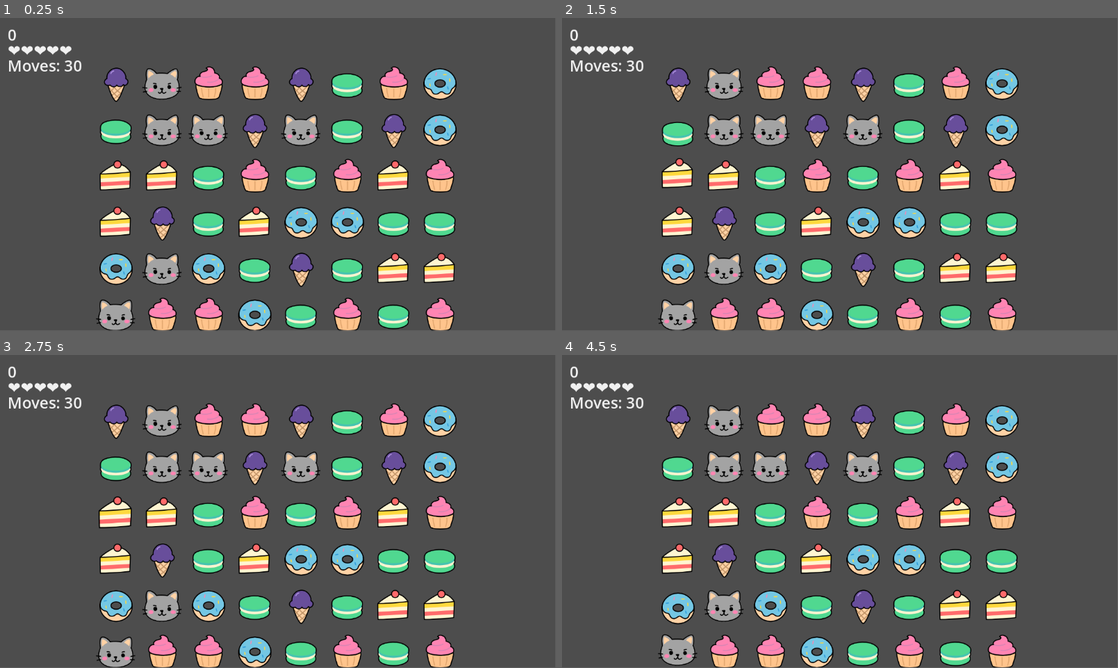
Above: before the commit, frames 1-4 (two rows, left to right).
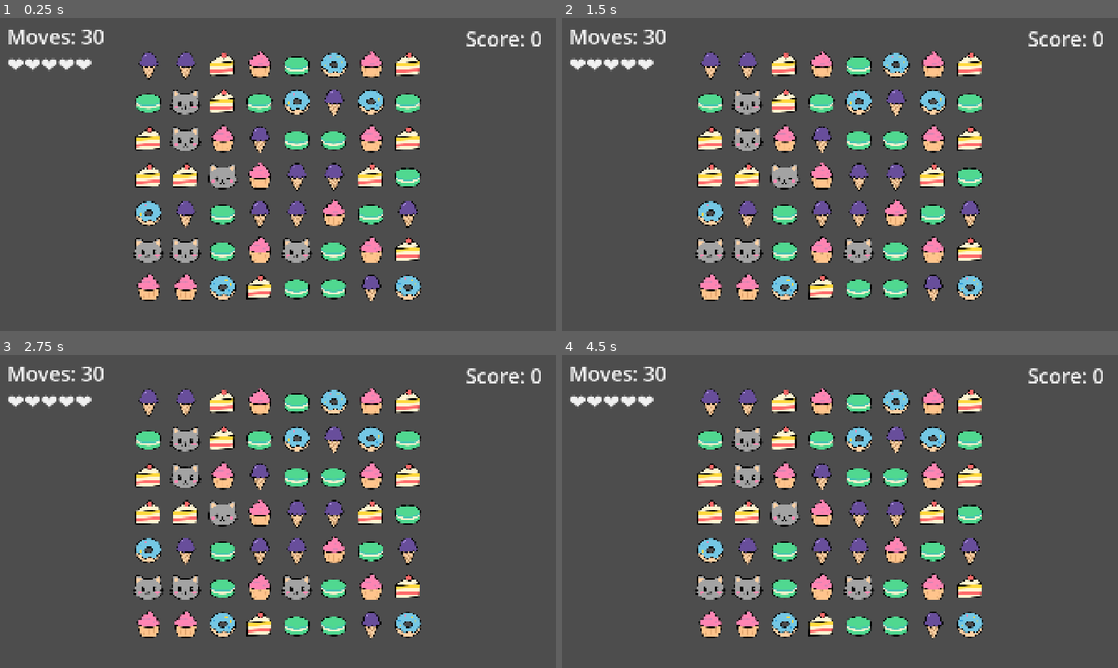
Above: after the commit, the same moments.

Repository: olgabiro/kwazy-catcakes
Game: Godot game, scene res://scenes/Main.tscn
The game is run twice, just before and just after one commit, with the same random seed, the same clock (stepped at 60 frames per second) and the same inputs. Sound files missing from this copy of the repository are replaced by a short silence.
Inputs (mouse positions are in pixels of both pictures, inside the frame that each line leads up to):
- Up to frame 1 (0.25 s): no input
- Up to frame 2 (1.5 s): tap Enter at 0.5 s; drag from (678, 83) to (678, 177) at 0.52 s; tap Space at 1.25 s; drag from (678, 130) to (678, 224) at 1.27 s
- Up to frame 3 (2.75 s): tap Enter at 2 s; move the mouse to (116, 514) at 2.02 s; click (116, 514) at 2.17 s
- Up to frame 4 (4.5 s): tap Space at 2.75, 4.25 s; drag from (678, 561) to (678, 467) at 2.77 s; tap Enter at 3.5 s; drag from (678, 605) to (678, 514) at 3.52 s; drag from (678, 652) to (678, 514) at 4.27 s
In our replay, the window is 799x449 before the commit and 800x450 after it. These sizes can differ from the game's own. Grey fills any space a smaller window leaves; there, only what the larger window draws over its background counts as a difference.

The runs differ from the first frame. In frame 1, 31% of the frame differs, in the area x 1-98%, y 3-100%; in frame 2, 31%; in frame 3, 32%; in frame 4, 31%.

Commit message:
cleanup + UI fixes

Diff:
--- a/project.godot
+++ b/project.godot
@@ -15,13 +15,15 @@
 config/features=PackedStringArray("4.5", "Mobile")
 config/icon="res://icon.svg"
 
+[display]
+
+window/size/viewport_width=1920
+window/size/viewport_height=1080
+window/stretch/mode="canvas_items"
+
 [editor]
 
 movie_writer/movie_file="/Users/olgabiro/development/kwazy-catcakes/target/playthrough.png"
-
-[gui]
-
-theme/default_theme_scale=2.0
 
 [rendering]
 
--- a/scenes/Main.tscn
+++ b/scenes/Main.tscn
@@ -8,10 +8,10 @@
 script = ExtResource("1")
 
 [node name="BG" type="ColorRect" parent="."]
+visible = false
 anchors_preset = 15
 anchor_right = 1.0
 anchor_bottom = 1.0
-color = Color(0.1, 0.08, 0.18, 1)
 
 [node name="CanvasLayer" type="CanvasLayer" parent="."]
 
@@ -26,26 +26,30 @@
 
 [node name="Score" type="Label" parent="CanvasLayer/HUD"]
 layout_mode = 0
-offset_left = 16.0
-offset_top = 12.0
-offset_right = 16.0
-offset_bottom = 12.0
-text = "0"
+offset_left = 1472.0
+offset_top = 24.0
+offset_right = 1872.0
+offset_bottom = 120.0
+theme_override_font_sizes/font_size = 70
+text = "Score: 0"
+horizontal_alignment = 2
 
 [node name="Hearts" type="Label" parent="CanvasLayer/HUD"]
 layout_mode = 0
-offset_left = 16.0
-offset_top = 44.0
-offset_right = 16.0
-offset_bottom = 44.0
+offset_left = 24.0
+offset_top = 112.0
+offset_right = 343.0
+offset_bottom = 208.0
+theme_override_font_sizes/font_size = 70
 text = "❤❤❤❤❤"
 
 [node name="Moves" type="Label" parent="CanvasLayer/HUD"]
 layout_mode = 0
-offset_left = 16.0
-offset_top = 76.0
-offset_right = 16.0
-offset_bottom = 76.0
+offset_left = 24.0
+offset_top = 16.0
+offset_right = 360.0
+offset_bottom = 112.0
+theme_override_font_sizes/font_size = 70
 text = "Moves: 30"
 
 [node name="Board" parent="." instance=ExtResource("2")]
@@ -53,3 +57,5 @@
 [node name="Music" type="AudioStreamPlayer" parent="."]
 stream = ExtResource("3")
 volume_db = -4.0
+autoplay = true
+parameters/looping = true
--- a/scripts/board.gd
+++ b/scripts/board.gd
@@ -8,8 +8,8 @@
 signal game_over
 
 const COLS := 8
-const ROWS := 8
-const TILE_SIZE := 96.0
+const ROWS := 7
+const TILE_SIZE := 128.0
 const MOVE_LIMIT := 30
 const START_HEARTS := 5
 
--- a/scripts/main.gd
+++ b/scripts/main.gd
@@ -26,13 +26,9 @@
 	board.hearts_changed.connect(_on_hearts_changed)
 	board.moves_changed.connect(_on_moves_changed)
 	board.game_over.connect(_on_game_over)
-	# Loop background music
-	if not music.finished.is_connected(func(): pass):
-		music.finished.connect(func(): music.play())
-	music.play()
 
 func _on_score_changed(v:int) -> void:
-	score_label.text = str(v)
+	score_label.text = "Score: %d" % v
 
 func _on_hearts_changed(v:int) -> void:
 	hearts_label.text = "❤".repeat(max(v,0))
@@ -62,15 +58,13 @@
 	label.horizontal_alignment = HORIZONTAL_ALIGNMENT_CENTER
 	label.vertical_alignment = VERTICAL_ALIGNMENT_CENTER
 	label.add_theme_color_override("font_color", Color.from_string("#2D9CB", Color.FIREBRICK))
-	# compute box size from text
-	var pad := Vector2(400, 5)
-	var box_size := label.get_minimum_size() + pad * 2.0
+	label.add_theme_font_size_override("font_size", 70)
+
 	var panel := ColorRect.new()
 	panel.color = Color(0,0,0,0.9)
-	panel.custom_minimum_size = box_size
+	panel.custom_minimum_size = Vector2(1920, 100)
 	center.add_child(panel)
-	label.position = pad
-	#label.size = box_size - pad * 2.0
+	label.position = Vector2(800, 0)
 	panel.add_child(label)
 
 func _unhandled_input(event: InputEvent) -> void:
@@ -85,7 +79,7 @@
 func _layout_board() -> void:
 	var vp := get_viewport_rect().size
 	var board_px := Vector2(Board.COLS * Board.TILE_SIZE, Board.ROWS * Board.TILE_SIZE)
-	var top_margin := 90.0
+	var top_margin := 100.0
 	var x := vp.x * 0.5
 	var y := top_margin + board_px.y * 0.5
 	$Board.position = Vector2(x, y)
--- a/scripts/sprites.gd
+++ b/scripts/sprites.gd
@@ -1,28 +1,8 @@
 extends Node
 class_name Sprites
 
-const ATLAS_PATH := "res://assets/sprites/sprites.png"
-const DONUT_PATH := "res://assets/sprites/donut.png"
 const COLS := 3
 const ROWS := 3
-
-static func atlas() -> Texture2D:
-	return load(ATLAS_PATH)
-
-static func tile_size() -> Vector2i:
-	var a := atlas()
-	var s := a.get_size()
-	return Vector2i(int(s.x)/COLS, int(s.y)/ROWS)
-
-static func rect(col:int, row:int) -> Rect2i:
-	var T := tile_size()
-	return Rect2i(col*T.x, row*T.y, T.x, T.y)
-
-static func make_region(col:int, row:int) -> AtlasTexture:
-	var t := AtlasTexture.new()
-	t.atlas = atlas()
-	t.region = rect(col,row)
-	return t
 
 static func cat_happy() -> Texture2D:
 	return load("res://assets/sprites/kitten happy.png")
--- a/shaders/white_to_alpha.gdshader
+++ /dev/null
@@ -1,12 +0,0 @@
-shader_type canvas_item;
-
-uniform float threshold : hint_range(0.9, 1.0, 0.001) = 0.99;
-uniform float softness : hint_range(0.0, 0.2, 0.001) = 0.02;
-
-void fragment() {
-    vec4 c = texture(TEXTURE, UV);
-    float luma = (c.r + c.g + c.b) / 3.0;
-    float mask = smoothstep(threshold, threshold + softness, luma);
-    float a = c.a * (1.0 - mask);
-    COLOR = vec4(c.rgb, a);
-}
Not shown, removed: shaders/white_to_alpha.gdshader.uid
Not shown, changed: assets/.DS_Store
